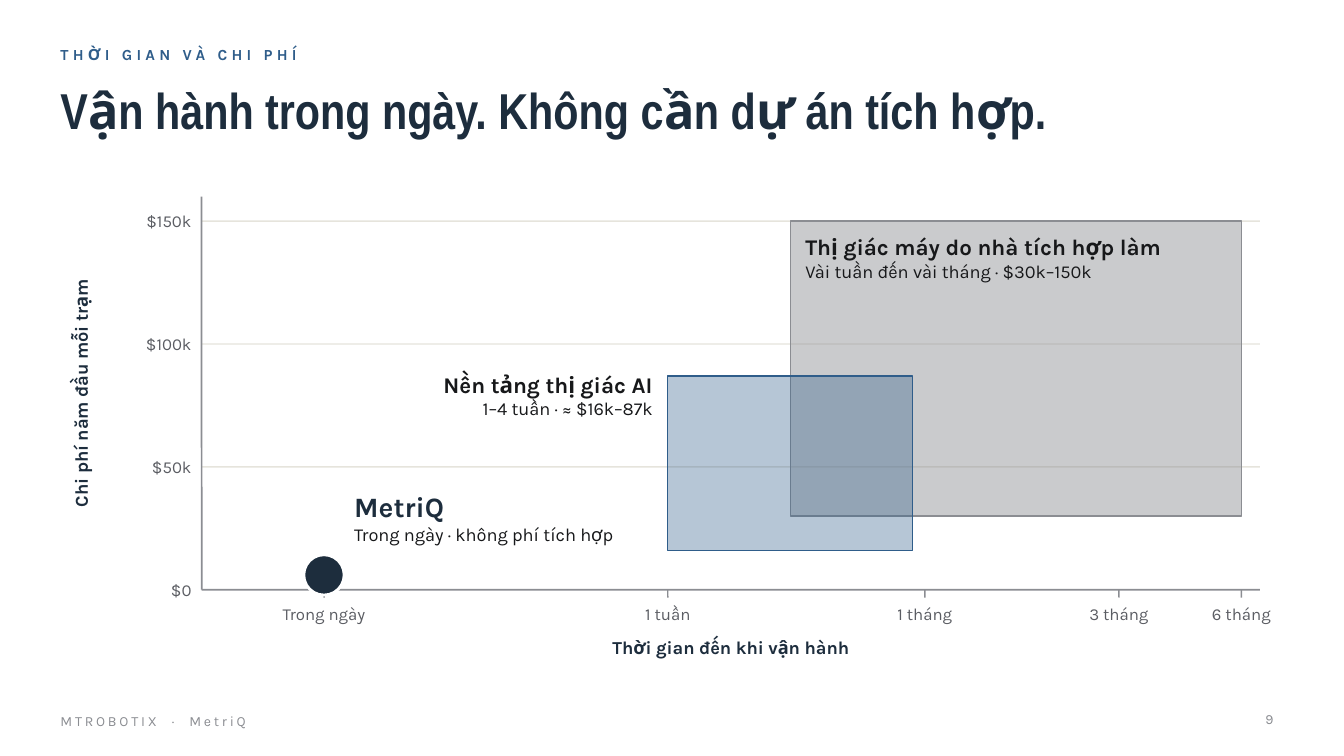
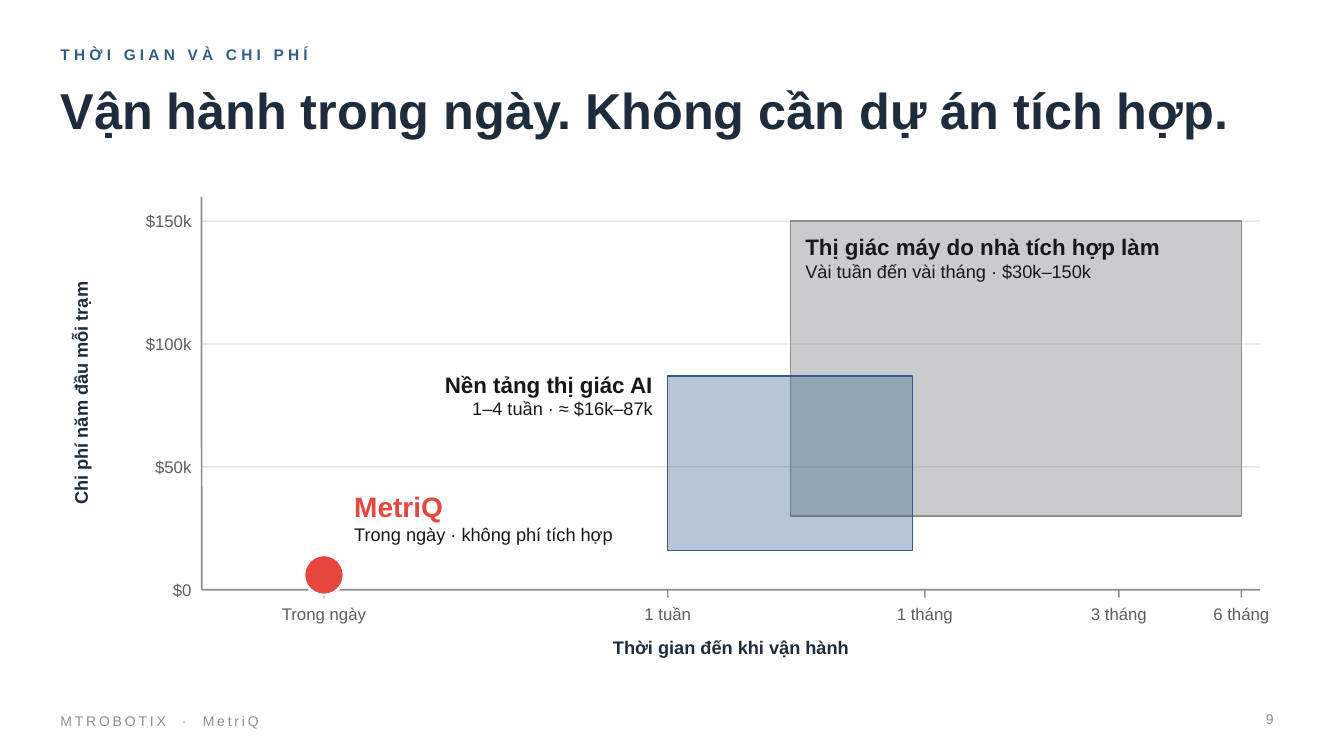
Before and after one commit to MTRobotix/MTR-SOP, a slide deck: slide 9 of content/general/attachments/metriq-pitch-deck-vi.pptx. Drawn at 1344x756 pixels with LibreOffice and Linux fonts; fonts in the diff are those of the drawing. Boxes give left, top, right and bottom in pixels: in the first picture for what was removed or moved away, otherwise in the second. Text is boxed around its words. In the diff, an @@ line names an element or a change of style, - is before the commit and + after.

```diff
--- a/content/general/attachments/metriq-pitch-deck-vi.pptx
+++ b/content/general/attachments/metriq-pitch-deck-vi.pptx
@@ title "Vận hành trong ngày. Không ..." at (60,90,1228,138): font Arial Narrow to Arial @@
@@ text "MetriQ" at (354,496,613,545): font Karla to Arial; text colour #1D2D3D to #E5463D in "MetriQ" @@
@@ ellipse at (303,555,344,595): fill #1D2D3D to #E5463D @@
@@ font Karla to Arial in 15 elements at (60,48,308,60), (173,583,192,597), (155,460,191,474), (146,337,192,351), (146,214,192,228), (282,607,366,624), (644,607,691,620), (897,607,953,624), (1091,607,1147,624), (1213,607,1269,624), (613,640,848,658), (71,285,91,504), (805,238,1160,282), (445,375,653,417), (60,716,259,729) @@
```
Also in this commit, not shown: 12 other slides changed, 1 slide added, 1 slide removed, 4 other files.
